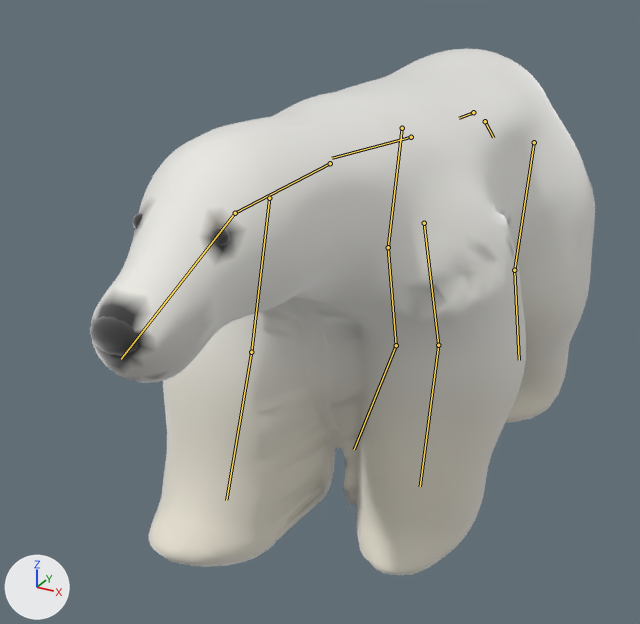
The glTF model homeboxing/assets/orso.glb, before and after one commit.
The view is the same before and after, from a 50 mm lens placed at (0.95, -2.24, 1.56), pointed at (-0.11, -0.31, 0.59). Arrows for +X, +Y and +Z are at lower left; the lights stay in place. The picture after the commit comes second. Both versions are drawn at frame 0 of the action 'cammina'; the numbers are the values there. The bones that change, and the others that lie on the model, are drawn over the model as lines.

The first picture shows 'Orso'.
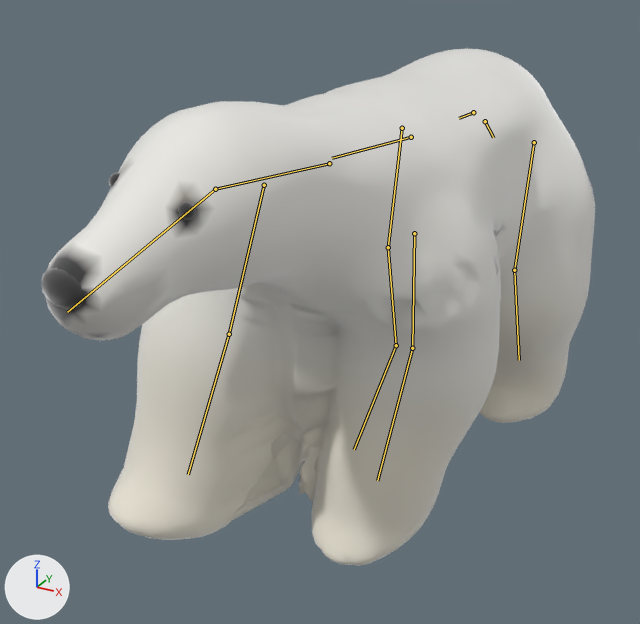
Pixel boxes (x1, y1, x2, y2) of what changed, in the pictures (640 x 624 px):
'Orso', posed (9% wider)
    before: (89, 48, 595, 575)
    after: (41, 48, 595, 566)
bone 'collo', root to tip
    before: (330, 163) to (235, 213)
    after: (329, 163) to (215, 189)
bone 'testa', root to tip
    before: (235, 213) to (121, 359)
    after: (215, 189) to (67, 312)

What the commit changed:
Bone 'torace' (bone_torace) turns from (0, 0, 0) to (0, -8, 0) degrees about its own x, y and z.
Bone 'collo' (bone_collo) turns from (-3, 0, 0) to (-8, 0, 6) degrees about its own x, y and z.
Bone 'testa' (bone_testa) turns from (11, 0, 0) to (14, 0, 0) degrees about its own x, y and z.
